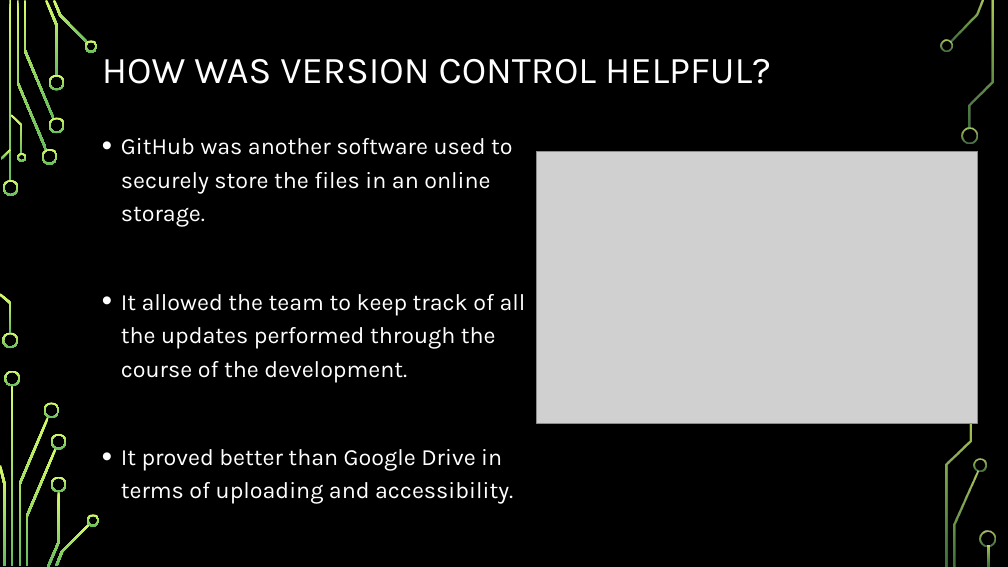
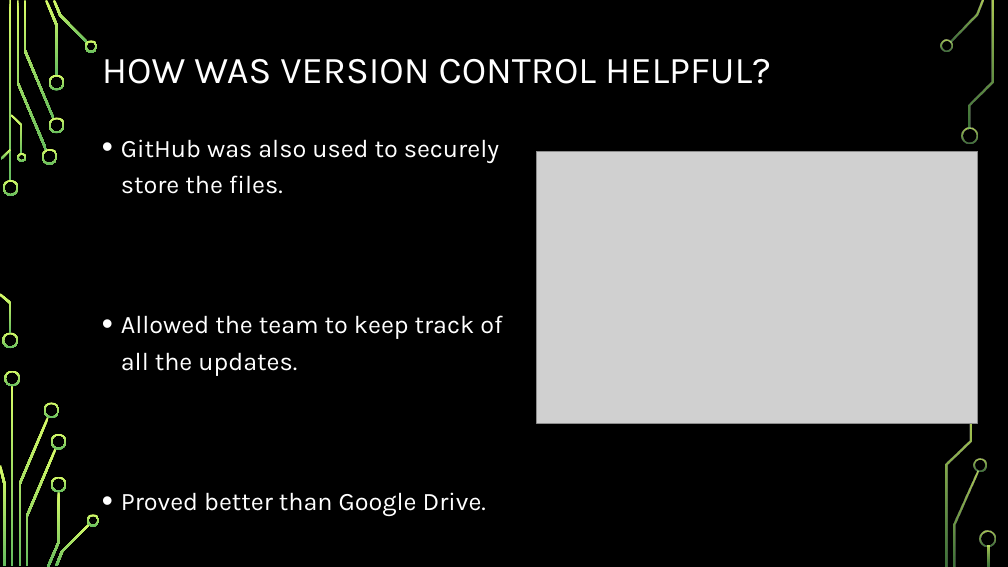
Before and after one commit to CodeBreaker707/Software-Systems-Development, a slide deck: slide 4 of Topic 9 - AE1.pptx. Drawn at 1008x567 pixels with LibreOffice and Linux fonts; fonts in the diff are those of the drawing; grey boxes stand for pictures; background and template pictures are left out. Boxes give left, top, right and bottom in pixels: in the first picture for what was removed or moved away, otherwise in the second. Text is boxed around its words. In the diff, an @@ line names an element or a change of style, - is before the commit and + after.

```diff
--- a/Topic 9 - AE1.pptx
+++ b/Topic 9 - AE1.pptx
@@ text at bbox=[121, 139, 502, 516]: text changed; size 22.2 to 24 pt @@
-• GitHub was another software used to securely store the files in an online storage.
-• It allowed the team to keep track of all the updates performed through the course of the development.
-• It proved better than Google Drive in terms of uploading and accessibility.
+• GitHub was also used to securely store the files.
+• Allowed the team to keep track of all the updates.
+• Proved better than Google Drive.
```
Also in this commit, not shown: 5 other slides changed, 3 other files.
